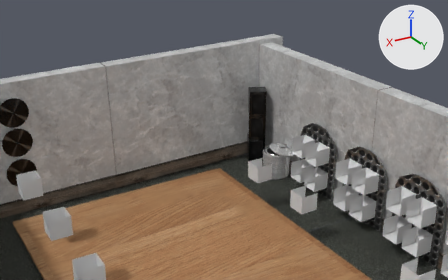
A saved change to the glTF model src/Refactoring/world/shop/large_music_shop.glb.
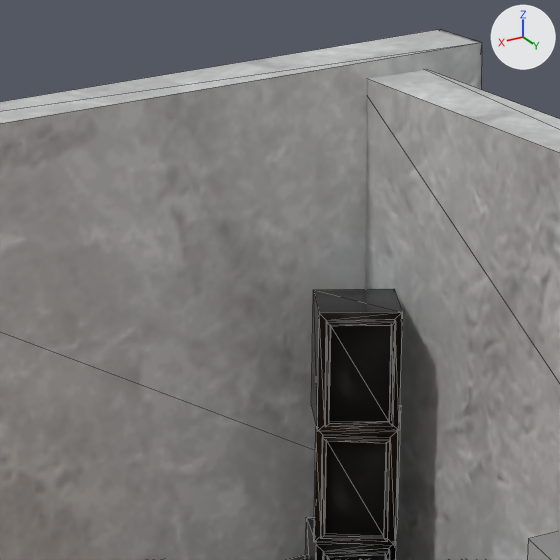
There are two pictures of each version: one from a 50 mm camera at (14.26, 27.27, 21.63) aimed at (-8.58, -10.8, 2.6), one close up on the part from 41% to 67% of the width and 10% to 51% of the height. Lighting does not change. The marker at upper right points along +X, +Y and +Z. The close-ups show mesh edges as thin lines. Where no turn or scale is listed for an object, it has been applied to the vertices.

The first close-up shows 'display.{zone:pane8}.003', 'world'.
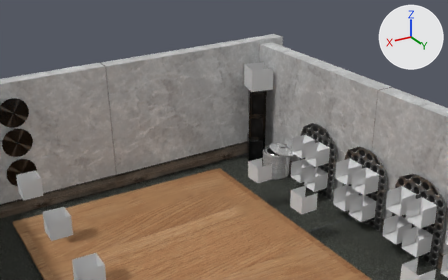
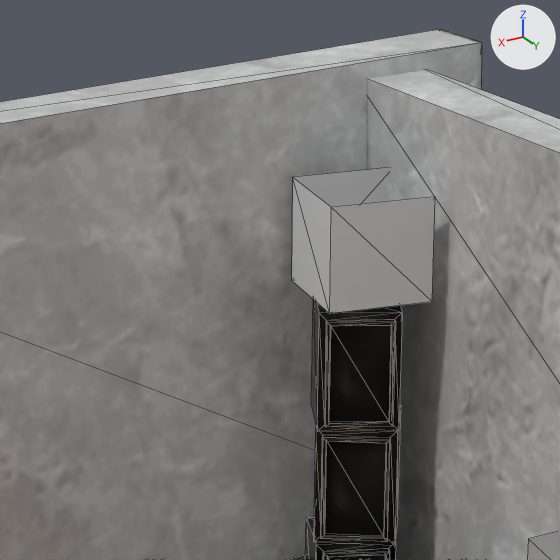
Changed parts and their boxes [x1, y1, x2, y2] in the close-ups (560 x 560 px):
'display.{zone:pane8,kind:audiooutput}.005', added: after [292, 168, 435, 313]

Patch to the scene script:
```diff
--- a/src/Refactoring/world/shop/large_music_shop.glb.py
+++ b/src/Refactoring/world/shop/large_music_shop.glb.py
@@ me_cube_002 @@
+me_cube_002.from_pydata([(-0.66, 1.03, -0.86), (-0.65, 1.03, 0.87), (1.03, 0.65, -0.87), (1.04, 0.65, 0.86), (-1.04, -0.65, -0.86), (-1.03, -0.65, 0.87), (0.65, -1.03, -0.87), (0.66, -1.03, 0.86)], [], [(0, 1, 3), (0, 3, 2), (2, 3, 7), (2, 7, 6), (6, 7, 5), (6, 5, 4), (4, 1, 0), (2, 6, 4), (2, 4, 0)])
@@ ob_display__zone_pane8_kind_audiooutput__005 @@
+ob_display__zone_pane8_kind_audiooutput__005 = bpy.data.objects.new('display.{zone:pane8,kind:audiooutput}.005', me_cube_002)
+ob_display__zone_pane8_kind_audiooutput__005.location = (-11.86, -11.08, 7.11)
```
